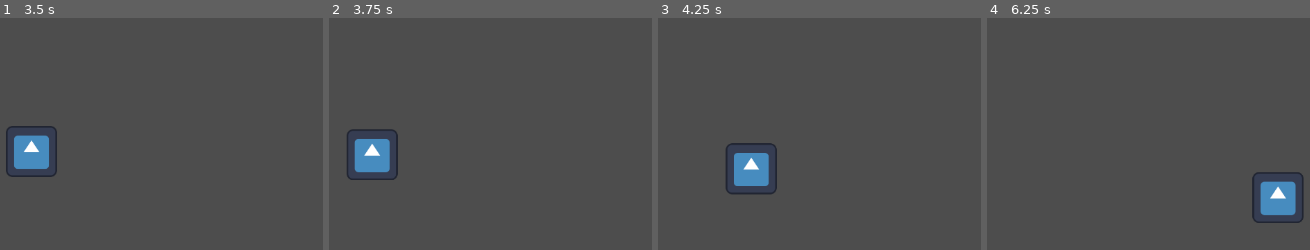
Above: before the commit, frames 1-4 (left to right).
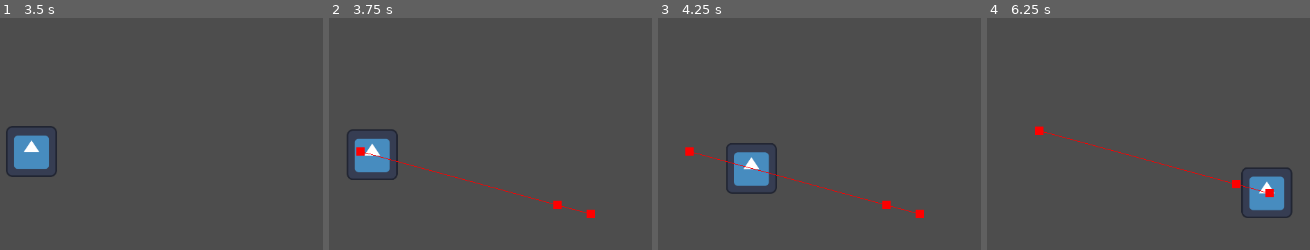
Above: after the commit, the same moments.

Repository: johannfh/RiftStrike
Game: Godot game, scene res://scenes/World.tscn
Two runs of this game, one before a commit and one after it. Both use one fixed random seed, a clock stepped at 60 frames per second and the inputs below. The engine's default icon, where the game draws it, is replaced by a stand-in: a white triangle on a blue panel in a dark square.
Inputs (mouse positions are in pixels of both pictures, inside the frame that each line leads up to):
- Up to frame 1 (3.5 s): tap Enter at 0.5, 2 s; move the mouse to (206, 129) at 0.52 s; tap S (camera_down) at 0.6 s; tap Space at 1.25, 2.75 s; move the mouse to (outside the picture) at 1.27 s; tap A (camera_left) at 1.35 s; move the mouse to (109, 52) at 2.02 s; tap D (camera_right) at 2.1 s; move the mouse to (outside the picture) at 2.77 s; tap W (camera_up) at 2.85 s
- Up to frame 2 (3.75 s): tap Enter at 3.5 s; move the mouse to (600, 219) at 3.52 s; right-click (600, 219) at 3.6 s
- Up to frame 3 (4.25 s): no input
- Up to frame 4 (6.25 s): move the mouse to (outside the picture) at 4.27 s; tap Shift (shift) at 4.35 s; move the mouse to (1058, 152) at 5.02 s; tap S (camera_down) at 5.1 s; move the mouse to (outside the picture) at 5.77 s; tap A (camera_left) at 5.85 s

Frame 1 is identical in both runs. In frame 2, 0.7% of the frame differs, in the area x 8-83%, y 55-87%; in frame 3, 0.8%; in frame 4, 3.1%, in the area x 14-99%, y 46-89%.

Commit message:
control using the godot native NavigationAgent2D

Diff:
--- a/scenes/World.tscn
+++ b/scenes/World.tscn
@@ -1,8 +1,13 @@
-[gd_scene load_steps=4 format=3 uid="uid://depbhjumchk3u"]
+[gd_scene load_steps=5 format=3 uid="uid://depbhjumchk3u"]
 
 [ext_resource type="Script" path="res://scenes/world.gd" id="1_1lukw"]
 [ext_resource type="Script" path="res://scenes/camera.gd" id="2_12qvs"]
 [ext_resource type="PackedScene" uid="uid://cxi70ygv1ky5l" path="res://units/BasicUnit.tscn" id="3_0vtaq"]
+
+[sub_resource type="NavigationPolygon" id="NavigationPolygon_c6t31"]
+vertices = PackedVector2Array(238.992, -97.5938, 333.469, -58.4063, 120.852, 6.72656, 129, -45.7031, 115.094, -72.5703, 123.891, -74.1797, 84.2734, -28.3828, 85.1016, 82.0781, -110.508, 54.8125, -140.977, -3.64844, -41.5, -69.9688)
+polygons = Array[PackedInt32Array]([PackedInt32Array(0, 1, 2, 3), PackedInt32Array(3, 4, 5), PackedInt32Array(3, 5, 0), PackedInt32Array(6, 3, 2, 7), PackedInt32Array(7, 8, 9, 10, 6)])
+outlines = Array[PackedVector2Array]([PackedVector2Array(-154, -7, -117, 64, 91, 93, 128, 15, 363, -57, 240, -108, 122, -84, 100, -80, 115, -51, 84, -39, -43, -81)])
 
 [node name="World" type="Node2D"]
 script = ExtResource("1_1lukw")
@@ -15,4 +20,8 @@
 
 [node name="Unit" parent="Units" groups=["units"] instance=ExtResource("3_0vtaq")]
 
+[node name="NavigationRegion2D" type="NavigationRegion2D" parent="."]
+position = Vector2(10, -19)
+navigation_polygon = SubResource("NavigationPolygon_c6t31")
+
 [connection signal="move_command" from="Camera" to="." method="_on_move_command"]
--- a/units/BasicUnit.tscn
+++ b/units/BasicUnit.tscn
@@ -15,3 +15,5 @@
 [node name="Sprite" type="Sprite2D" parent="."]
 scale = Vector2(0.191337, 0.191337)
 texture = ExtResource("1_auodm")
+
+[node name="NavigationAgent" type="NavigationAgent2D" parent="."]
--- a/units/basic_unit.gd
+++ b/units/basic_unit.gd
@@ -2,12 +2,29 @@
 extends Unit
 
 @export var speed: float = 50
+@onready var navigation_agent: NavigationAgent2D = $NavigationAgent
+
+func _ready() -> void:
+	navigation_agent.path_desired_distance = 2.0
+	navigation_agent.target_desired_distance = 2.0
+	navigation_agent.debug_enabled = true
 
 func _physics_process(delta: float) -> void:
 	if len(commands) > 0:
 		var command = commands[0]
 		if command is MovementCommand:
-			if position.distance_to(command.target) > 1:
-				position += position.direction_to(command.target) * speed * delta
-			else:
+			if navigation_agent.target_position != command.target:
+				navigation_agent.target_position = command.target
+			if navigation_agent.is_navigation_finished():
+				print("reached target!")
 				commands.remove_at(0)
+
+	var current_agent_position: Vector2 = position
+	var next_path_position: Vector2 = navigation_agent.get_next_path_position()
+
+	var direction = current_agent_position.direction_to(next_path_position)
+
+	velocity = direction * speed
+
+	if not navigation_agent.is_navigation_finished():
+		move_and_slide()
